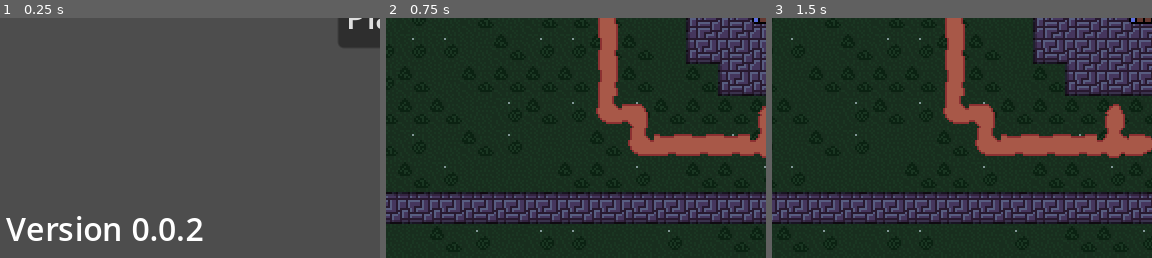
Above: before the commit, frames 1-3 (left to right).
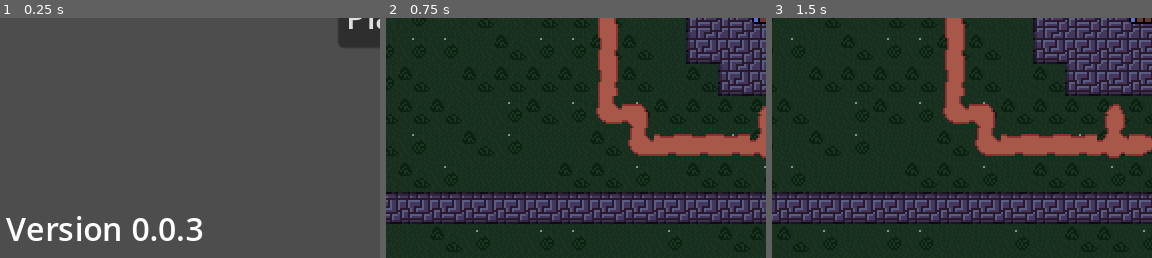
Above: after the commit, the same moments.

Repository: quellus/Mycoflora
Game: Godot game, scene res://scenes/main.tscn
The game is run twice, just before and just after one commit, with the same random seed, the same clock (stepped at 60 frames per second) and the same inputs. The engine's default icon, where the game draws it, is replaced by a stand-in: a white triangle on a blue panel in a dark square.
Inputs (mouse positions are % of the whole screen's width and height, from its top left):
- Up to frame 1 (0.25 s): no input
- Up to frame 2 (0.75 s): click "Play" at 0.5 s
- Up to frame 3 (1.5 s): tap Enter at 1.25 s; move the mouse to (72, 45) at 1.27 s; press the mouse at (72, 45) at 1.28 s; hold D (right) from 1.28 s (still down)
The pictures show only the part of the screen within x 0-50%, y 50-100%; the shares and areas given below are measured in that part.

The runs differ from the first frame. In frame 1, 0.2% of the frame differs, in the area x 48-54%, y 83-93%; in frame 2, nothing differs; in frame 3, nothing differs.

Commit message:
Bump version to 0.0.3

Diff:
--- a/project.godot
+++ b/project.godot
@@ -11,7 +11,7 @@
 [application]
 
 config/name="Cloudedge"
-config/version="0.0.2"
+config/version="0.0.3"
 run/main_scene="res://scenes/main.tscn"
 config/features=PackedStringArray("4.3", "Forward Plus")
 config/icon="res://icon.svg"
